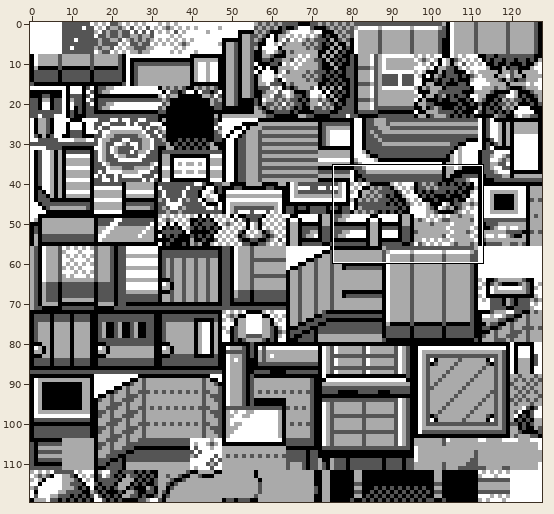
Sprite sheet: gfx/tilesets/johto.png. Above, an overview of the earlier version with the close-up marked.
Close-up. The starting point:
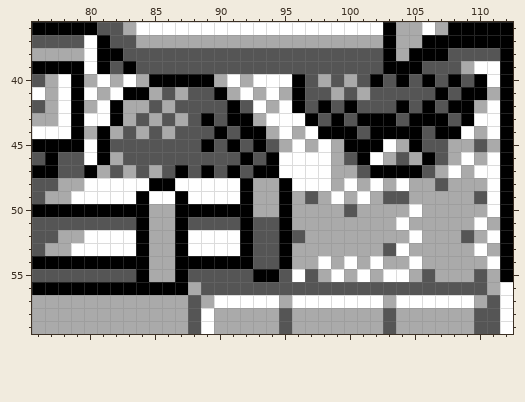
The file is 128x120 pixels. Shown: x 76..112, y 36..59.
Now the later version:
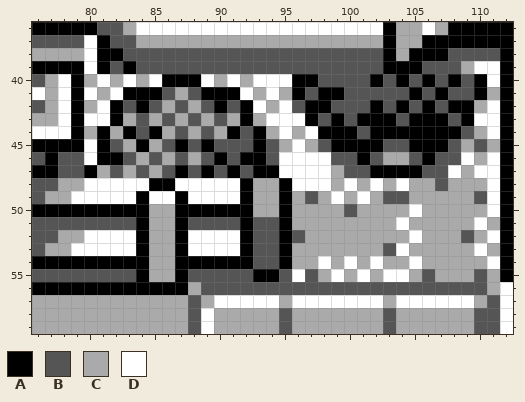
Palette (. is transparent): A #000000  B #555555  C #aaaaaa  D #ffffff
Commit message: Updated small Johto Trees, entrance to Dragon's Den
Changes in this commit:
{"y":40,"x":85,"old":"A","new":"D"}
{"y":40,"x":89,"old":"A","new":"D"}
{"y":40,"x":97,"old":"BC","new":"AB"}
{"y":40,"x":100,"old":"C","new":"B"}
{"y":41,"x":85,"old":"C","new":"A"}
{"y":41,"x":89,"old":"B","new":"A"}
{"y":41,"x":91,"old":"C","new":"A"}
{"y":41,"x":98,"old":"BC","new":"AA"}
{"y":41,"x":101,"old":"C","new":"B"}
{"y":41,"x":105,"old":"B","new":"A"}
{"y":41,"x":109,"old":"A","new":"B"}
{"y":42,"x":83,"old":"CC","new":"BA"}
{"y":42,"x":88,"old":"B","new":"C"}
{"y":42,"x":90,"old":"BAB","new":"ABA"}
{"y":42,"x":96,"old":"AB","new":"BA"}
{"y":42,"x":100,"old":"A","new":"B"}
{"y":42,"x":102,"old":"B","new":"A"}
{"y":43,"x":89,"old":"A","new":"C"}
{"y":43,"x":91,"old":"A","new":"C"}
{"y":44,"x":83,"old":"BCB","new":"ABA"}
{"y":44,"x":88,"old":"B","new":"C"}
{"y":44,"x":90,"old":"ABA","new":"CAB"}
{"y":44,"x":106,"old":"B","new":"A"}
{"y":44,"x":109,"old":"D","new":"B"}
{"y":45,"x":83,"old":"BBB","new":"CAC"}
{"y":45,"x":87,"old":"B","new":"A"}
{"y":45,"x":91,"old":"A","new":"B"}
{"y":45,"x":98,"old":"DC","new":"BA"}
{"y":45,"x":103,"old":"DC","new":"BB"}
{"y":45,"x":106,"old":"BBC","new":"AAB"}
{"y":46,"x":82,"old":"C","new":"A"}
{"y":46,"x":84,"old":"B","new":"C"}
{"y":46,"x":86,"old":"B","new":"C"}
{"y":46,"x":88,"old":"B","new":"C"}
{"y":46,"x":90,"old":"B","new":"A"}
{"y":46,"x":93,"old":"BA","new":"AB"}
{"y":46,"x":99,"old":"C","new":"B"}
{"y":46,"x":102,"old":"D","new":"B"}
{"y":46,"x":104,"old":"BC","new":"CB"}
{"y":46,"x":108,"old":"C","new":"B"}
{"y":47,"x":100,"old":"C","new":"B"}
{"y":47,"x":107,"old":"C","new":"B"}
{"label":"changed","picture_box":[110,74,474,178]}
